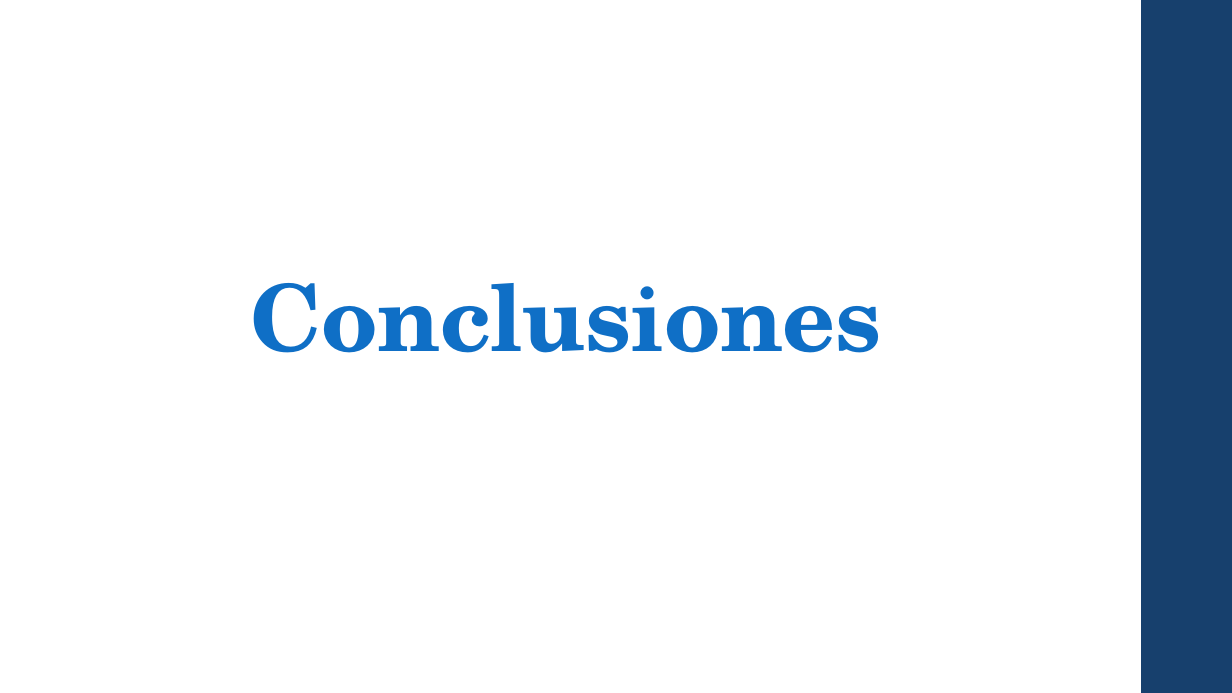
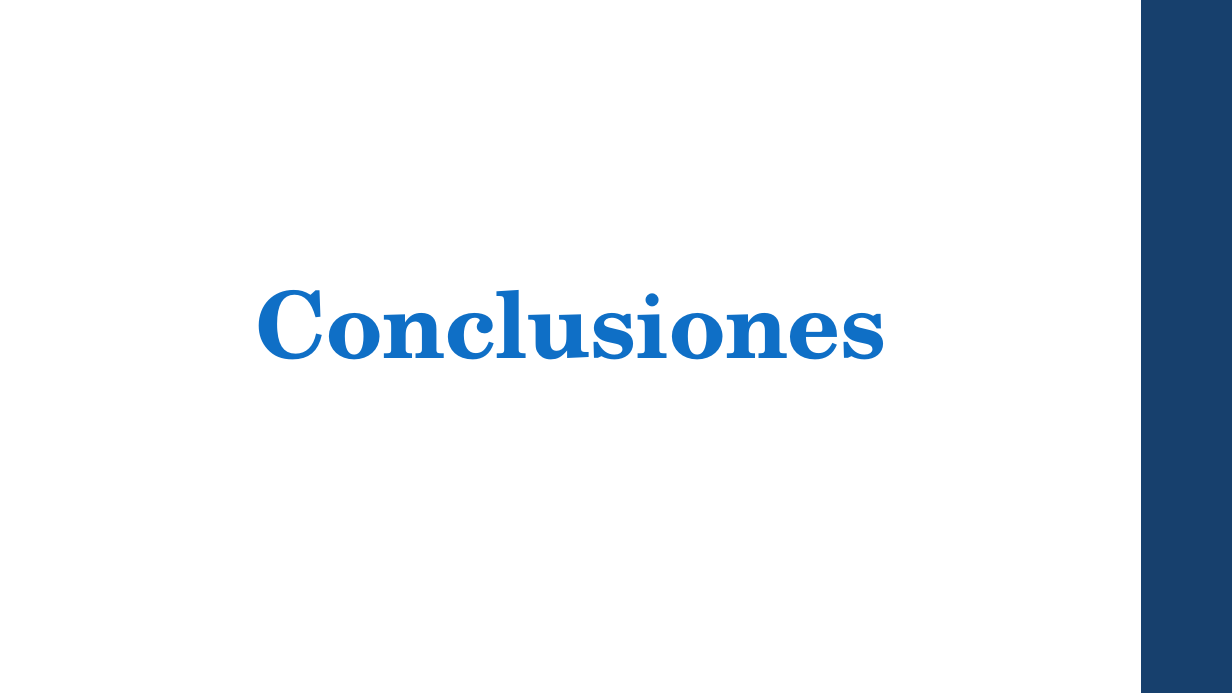
Before and after one commit to CursosIE/IE-0217-III-16-G1, a slide deck: slide 19 of Proyecto/proyectoFinal.pptx. Drawn at 1232x693 pixels with LibreOffice and Linux fonts; fonts in the diff are those of the drawing. Boxes give left, top, right and bottom in pixels: in the first picture for what was removed or moved away, otherwise in the second. Text is boxed around its words. In the diff, an @@ line names an element or a change of style, - is before the commit and + after.

```diff
--- a/Proyecto/proyectoFinal.pptx
+++ b/Proyecto/proyectoFinal.pptx
@@ title "Conclusiones": place and size @@
-title "Conclusiones" at [250,283,881,353]
+title "Conclusiones" at [255,290,886,360]
```
Also in this commit, not shown: 1 other slide changed, 3 slides added, 2 slides removed.
